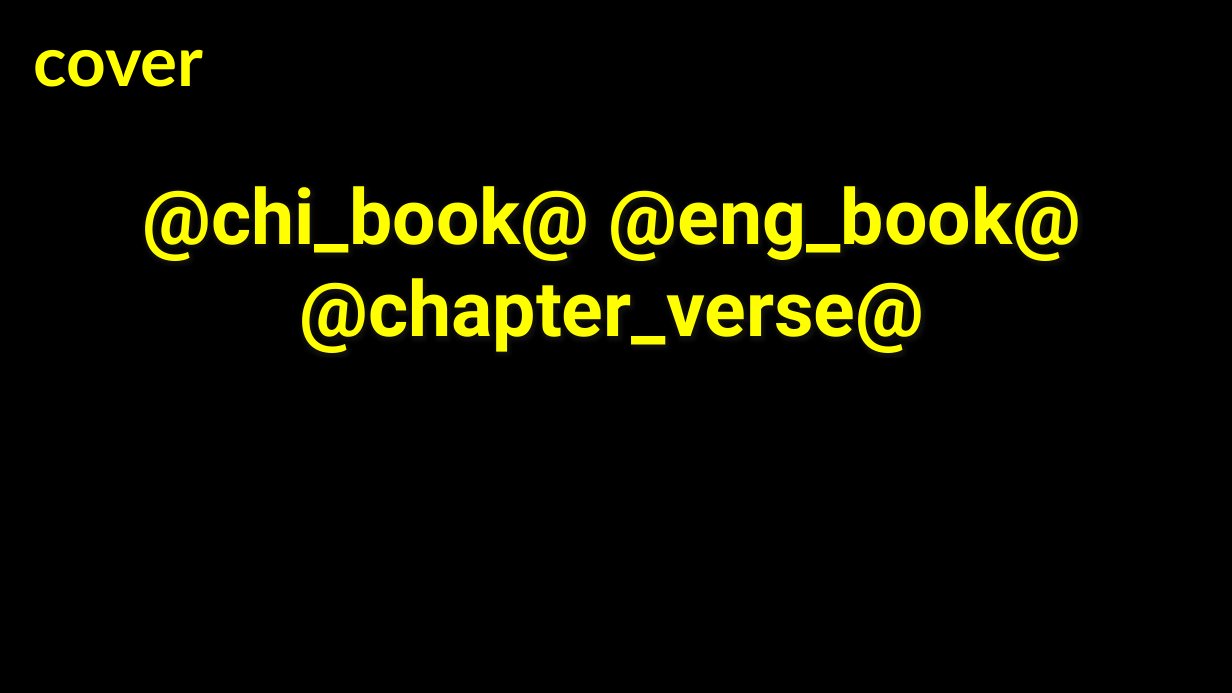
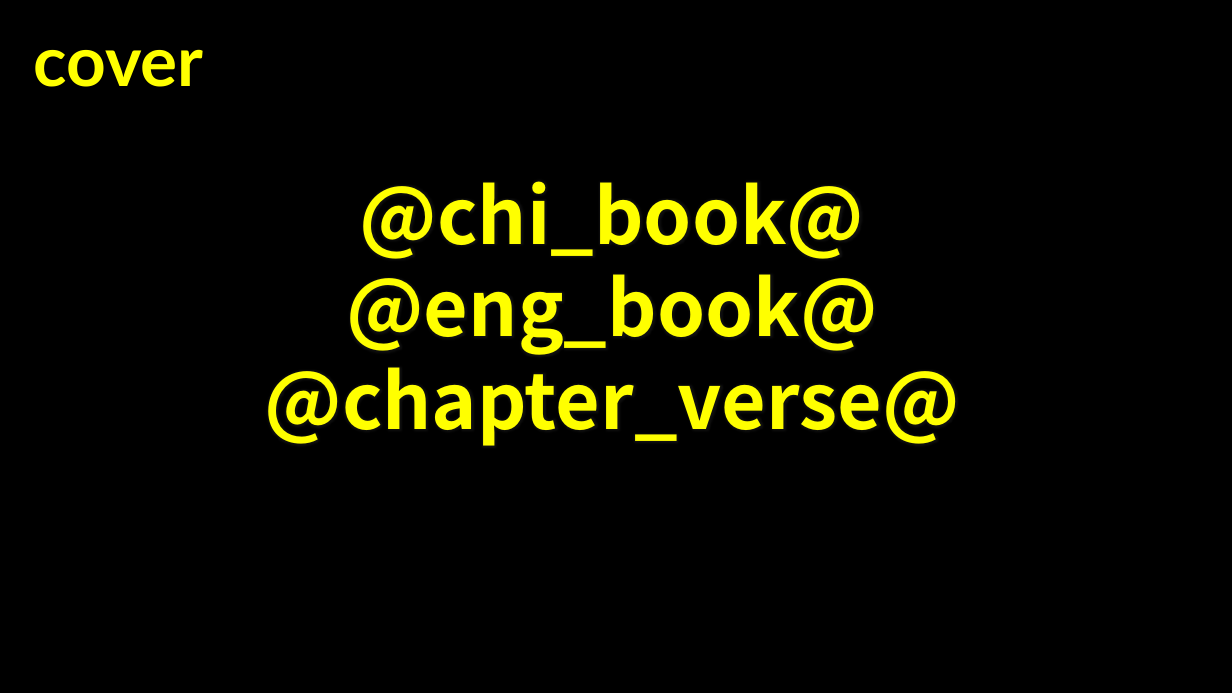
Before and after one commit to DrakonDarquesse/bvpg, a slide deck: slide 1 of api/template/responsive_reading.pptx. Drawn at 1232x693 pixels with LibreOffice and Linux fonts; fonts in the diff are those of the drawing. Boxes give left, top, right and bottom in pixels: in the first picture for what was removed or moved away, otherwise in the second. Text is boxed around its words. In the diff, an @@ line names an element or a change of style, - is before the commit and + after.

Commit message:
fix(template): update slide font

```diff
--- a/api/template/responsive_reading.pptx
+++ b/api/template/responsive_reading.pptx
@@ text "@chi_book@ @eng_book@" at [264, 181, 959, 446]: font Roboto to Noto Sans CJK SC @@
```
Also in this commit, not shown: 1 other file.
